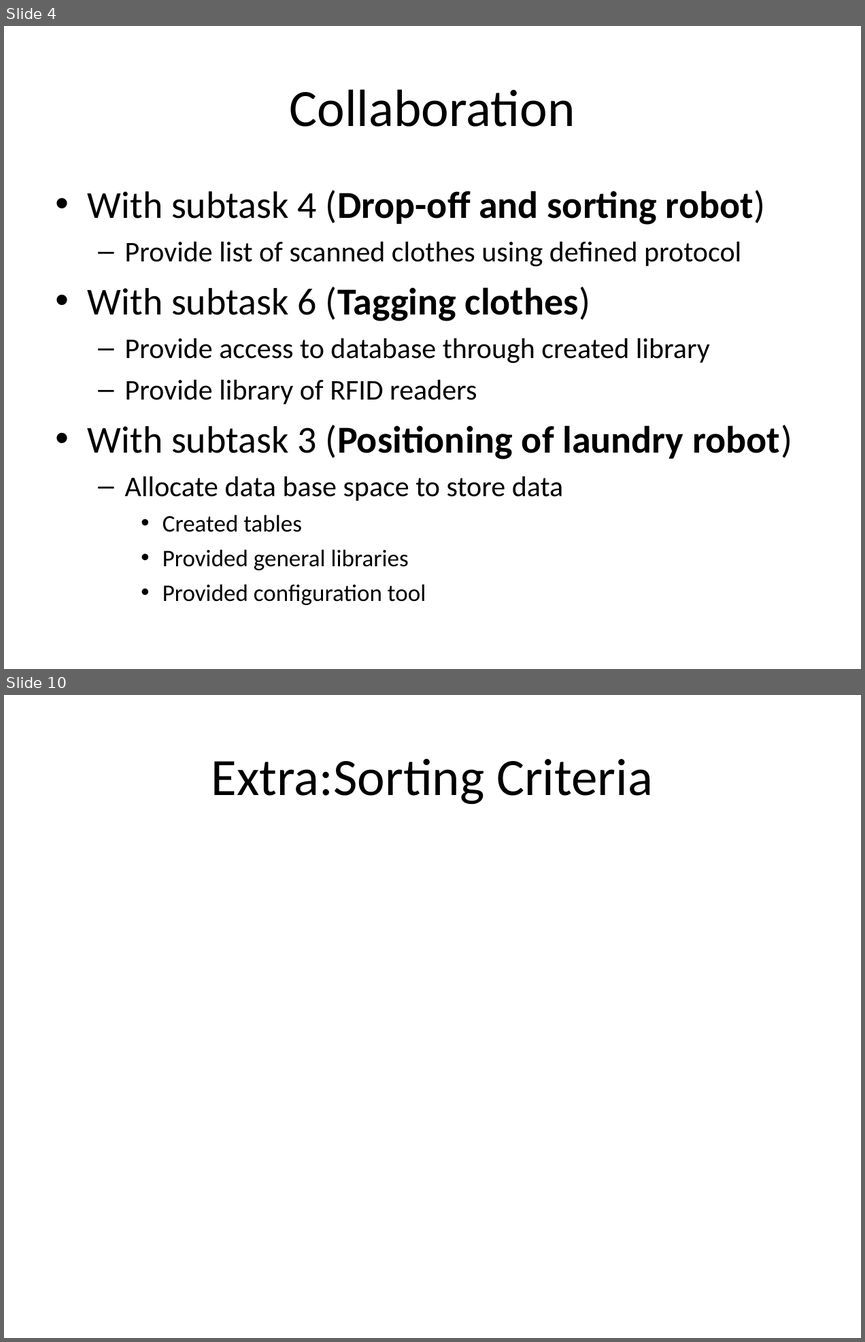
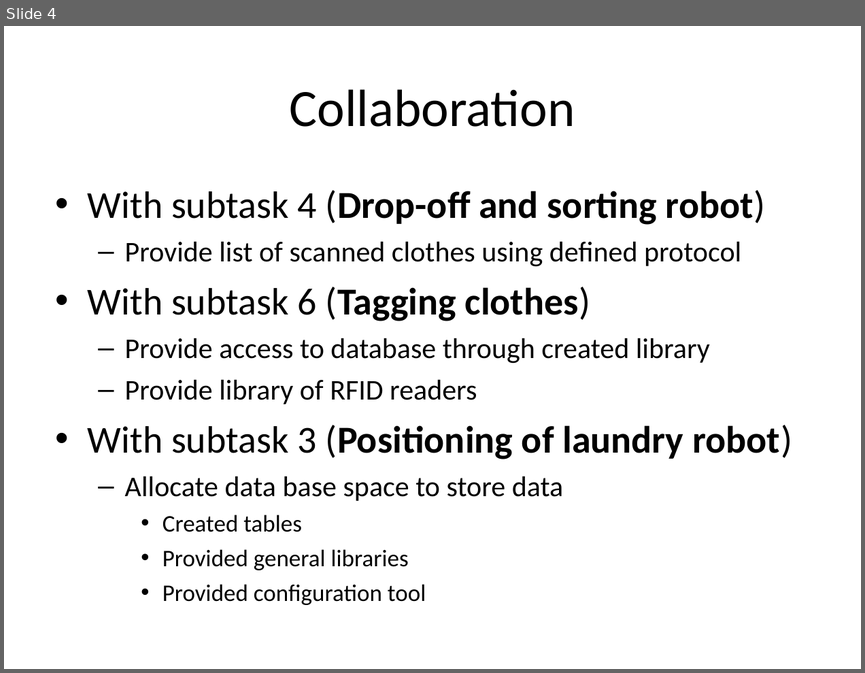
Before and after one commit to isurup/kalle-martin-group, a slide deck: RSD1/presentation/ExamMartin.ppt. Shown one above the other, each under a label of ours: slides 4 and 10 before the commit, slide 4 after it; the slides between them are not shown. The pictures are 865x1342 and 865x673 pixels, drawn with LibreOffice and Linux fonts; fonts in the diff are those of the drawing. Boxes give left, top, right and bottom in pixels: in the first picture for what was removed or moved away, otherwise in the second. Text is boxed around its words. In the diff, an @@ line names an element or a change of style, - is before the commit and + after.

```diff
--- a/RSD1/presentation/ExamMartin.ppt
+++ b/RSD1/presentation/ExamMartin.ppt
@@ slide 10 removed at [4, 695, 861, 1338], background #FFFFFF @@
@@ title removed at [211, 758, 653, 804] @@
-Extra:Sorting Criteria
```
Also in this commit, not shown: 5 slides changed, 2 slides added, 1 other slide removed.
